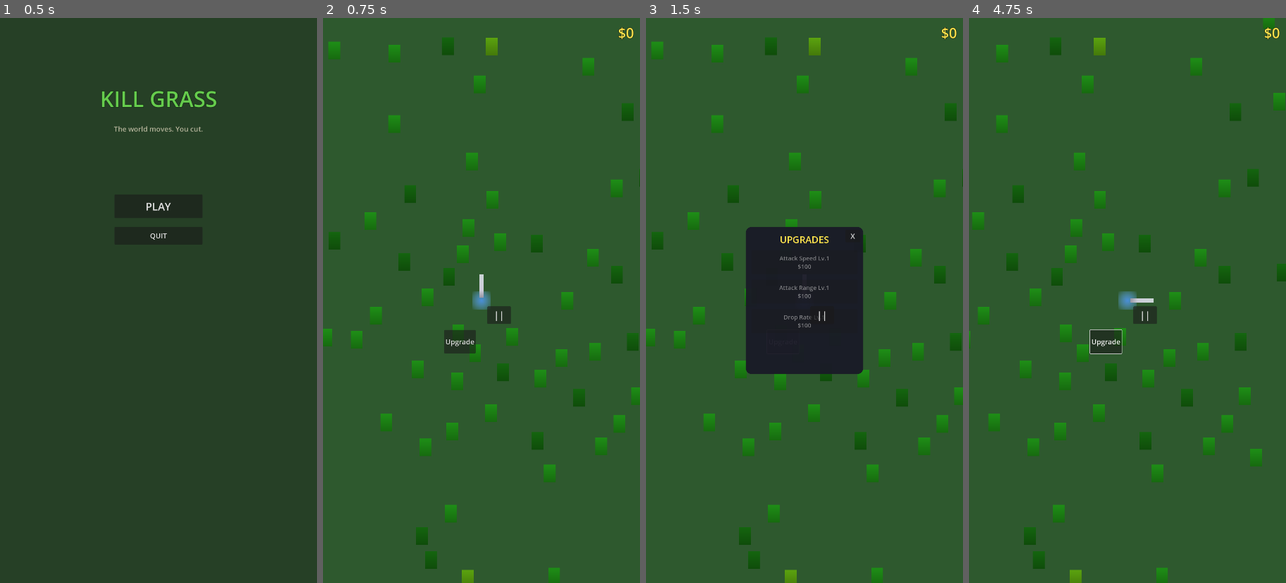
Above: before the commit, frames 1-4 (left to right).
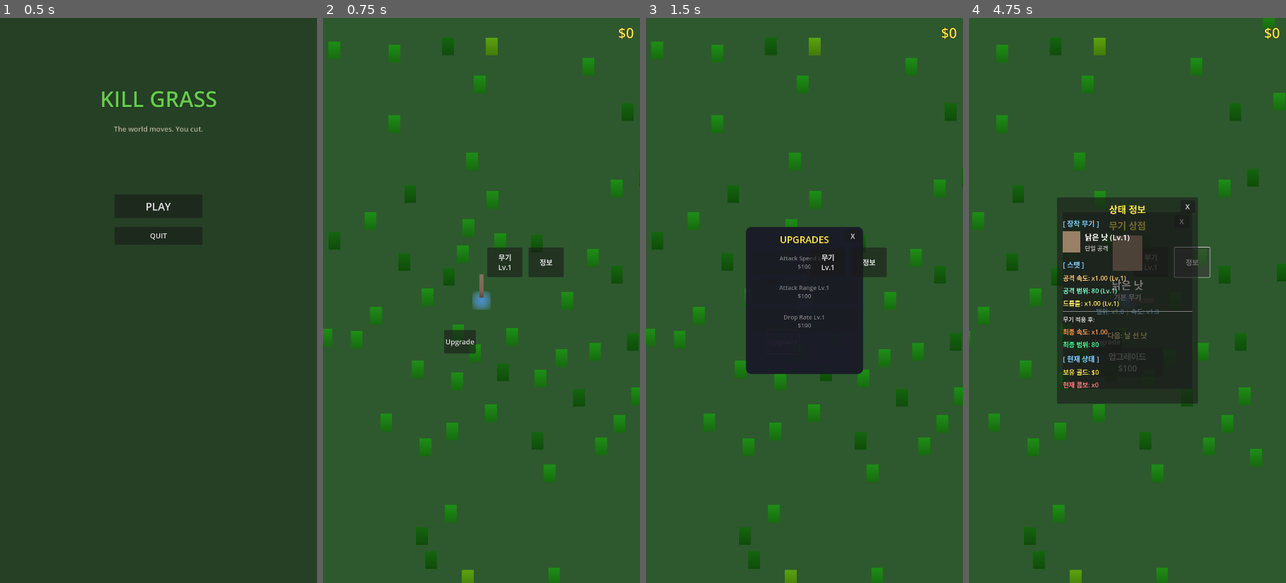
Above: after the commit, the same moments.

Repository: yellyB/game-kill_grass
Game: Godot game, scene res://scenes/ui/main_menu.tscn
The game is run twice, just before and just after one commit, with the same random seed, the same clock (stepped at 60 frames per second) and the same inputs.
Inputs (mouse positions are in pixels of both pictures, inside the frame that each line leads up to):
- Up to frame 1 (0.5 s): no input
- Up to frame 2 (0.75 s): click "PLAY" at 0.5 s
- Up to frame 3 (1.5 s): click "Upgrade" at 1.25 s
- Up to frame 4 (4.75 s): click "X" at 2 s; click "Upgrade" (after the commit: "무기 Lv.1") at 2.75 s; click "Upgrade" (after the commit: "정보") at 3.5 s; tap Enter at 4.25 s; move the mouse to (1197, 272) at 4.27 s; hold D (move_right) from 4.28 s (still down); click (1197, 272) at 4.42 s

Frame 1 is identical in both runs. In frame 2, 1.4% of the frame differs, in the area x 49-76%, y 40-55%; in frame 3, 0.5%; in frame 4, 16%, in the area x 27-77%, y 31-69%.

Commit message:
Add weapon upgrade system and info panel
- Add WeaponManager with 10-tier weapon progression
- Create weapon shop UI for purchasing upgrades
- Add info panel showing current stats and weapon info
- Update player to use weapon stats (range, speed, attack type)
- Support multiple attack types (single, double, area)
- Save/load weapon level with game progress
- Remove unused pause menu

Co-Authored-By: Claude Opus 4.5 <noreply@anthropic.com>

Diff:
--- a/autoload/save_manager.gd
+++ b/autoload/save_manager.gd
@@ -11,6 +11,7 @@
 
 func save_game() -> void:
 	var save_data = GameManager.get_save_data()
+	save_data.merge(WeaponManager.get_save_data())
 
 	var file = FileAccess.open(SAVE_PATH, FileAccess.WRITE)
 	if file:
@@ -35,6 +36,7 @@
 		if parse_result == OK:
 			var save_data = json.get_data()
 			GameManager.load_save_data(save_data)
+			WeaponManager.load_save_data(save_data)
 			game_loaded.emit()
 			print("[SaveManager] Game loaded")
 		else:
--- /dev/null
+++ b/autoload/weapon_manager.gd
@@ -0,0 +1,163 @@
+extends Node
+
+signal weapon_changed(weapon_level: int)
+
+# Weapon data structure
+const WEAPONS = [
+	{
+		"name": "낡은 낫",
+		"price": 0,
+		"range_mult": 1.0,
+		"speed_mult": 1.0,
+		"attack_type": "single",  # single, double, spin, aura, screen
+		"description": "기본 무기",
+		"color": Color(0.6, 0.5, 0.4)
+	},
+	{
+		"name": "날 선 낫",
+		"price": 100,
+		"range_mult": 1.2,
+		"speed_mult": 1.0,
+		"attack_type": "single",
+		"description": "범위 증가",
+		"color": Color(0.7, 0.7, 0.75)
+	},
+	{
+		"name": "무거운 낫",
+		"price": 180,
+		"range_mult": 1.5,
+		"speed_mult": 0.7,
+		"attack_type": "single",
+		"description": "범위↑ 속도↓",
+		"color": Color(0.4, 0.4, 0.5)
+	},
+	{
+		"name": "이중 낫",
+		"price": 324,
+		"range_mult": 1.3,
+		"speed_mult": 1.0,
+		"attack_type": "double",
+		"description": "앞뒤 동시 공격",
+		"color": Color(0.5, 0.6, 0.7)
+	},
+	{
+		"name": "회전 예초낫",
+		"price": 583,
+		"range_mult": 1.4,
+		"speed_mult": 1.5,
+		"attack_type": "spin",
+		"description": "이동 중 지속 베기",
+		"color": Color(0.3, 0.7, 0.4)
+	},
+	{
+		"name": "제초 기계",
+		"price": 1050,
+		"range_mult": 1.6,
+		"speed_mult": 2.0,
+		"attack_type": "aura",
+		"description": "접근만 해도 피해",
+		"color": Color(0.8, 0.5, 0.2)
+	},
+	{
+		"name": "분쇄 예초기",
+		"price": 1890,
+		"range_mult": 2.0,
+		"speed_mult": 2.5,
+		"attack_type": "aura",
+		"description": "대형 지속 범위",
+		"color": Color(0.9, 0.3, 0.3)
+	},
+	{
+		"name": "화염 제초기",
+		"price": 3400,
+		"range_mult": 2.2,
+		"speed_mult": 3.0,
+		"attack_type": "flame",
+		"description": "즉사 / 드롭 감소",
+		"color": Color(1.0, 0.4, 0.1)
+	},
+	{
+		"name": "재앙 장치",
+		"price": 5400,
+		"range_mult": 3.0,
+		"speed_mult": 1.0,
+		"attack_type": "screen",
+		"description": "화면 전체 공격",
+		"color": Color(0.6, 0.2, 0.8)
+	},
+	{
+		"name": "세계 정리자",
+		"price": 8600,
+		"range_mult": 5.0,
+		"speed_mult": 4.0,
+		"attack_type": "world",
+		"description": "맵 전체 자동 베기",
+		"color": Color(1.0, 0.9, 0.3)
+	}
+]
+
+var current_weapon_level: int = 0
+
+func _ready() -> void:
+	process_mode = Node.PROCESS_MODE_ALWAYS
+
+func get_current_weapon() -> Dictionary:
+	return WEAPONS[current_weapon_level]
+
+func get_weapon(level: int) -> Dictionary:
+	if level >= 0 and level < WEAPONS.size():
+		return WEAPONS[level]
+	return WEAPONS[0]
+
+func get_next_weapon() -> Dictionary:
+	if current_weapon_level + 1 < WEAPONS.size():
+		return WEAPONS[current_weapon_level + 1]
+	return {}
+
+func get_next_weapon_price() -> int:
+	var next = get_next_weapon()
+	if next.is_empty():
+		return -1  # Max level
+	return next.price
+
+func can_upgrade() -> bool:
+	var price = get_next_weapon_price()
+	if price < 0:
+		return false
+	return GameManager.money >= price
+
+func purchase_next_weapon() -> bool:
+	if not can_upgrade():
+		return false
+
+	var price = get_next_weapon_price()
+	GameManager.money -= price
+	GameManager.money_changed.emit(GameManager.money)
+
+	current_weapon_level += 1
+	weapon_changed.emit(current_weapon_level)
+	return true
+
+func get_weapon_range() -> float:
+	return get_current_weapon().range_mult
+
+func get_weapon_speed() -> float:
+	return get_current_weapon().speed_mult
+
+func get_attack_type() -> String:
+	return get_current_weapon().attack_type
+
+func get_weapon_color() -> Color:
+	return get_current_weapon().color
+
+func is_max_level() -> bool:
+	return current_weapon_level >= WEAPONS.size() - 1
+
+func get_save_data() -> Dictionary:
+	return {
+		"weapon_level": current_weapon_level
+	}
+
+func load_save_data(data: Dictionary) -> void:
+	current_weapon_level = data.get("weapon_level", 0)
+	weapon_changed.emit(current_weapon_level)
--- a/project.godot
+++ b/project.godot
@@ -20,6 +20,7 @@
 GameManager="*res://autoload/game_manager.gd"
 SessionManager="*res://autoload/session_manager.gd"
 SaveManager="*res://autoload/save_manager.gd"
+WeaponManager="*res://autoload/weapon_manager.gd"
 
 [display]
 
--- a/scenes/core/main.tscn
+++ b/scenes/core/main.tscn
@@ -8,7 +8,8 @@
 [ext_resource type="Script" path="res://scripts/game_camera.gd" id="6_camera"]
 [ext_resource type="PackedScene" uid="uid://chud123" path="res://scenes/ui/hud.tscn" id="7_hud"]
 [ext_resource type="PackedScene" uid="uid://cupgrade123" path="res://scenes/ui/upgrade_panel.tscn" id="8_upgrade"]
-[ext_resource type="Script" path="res://scripts/pause_menu.gd" id="9_pause"]
+[ext_resource type="PackedScene" uid="uid://cweaponshop" path="res://scenes/ui/weapon_shop.tscn" id="11_weaponshop"]
+[ext_resource type="PackedScene" uid="uid://cinfopanel" path="res://scenes/ui/info_panel.tscn" id="12_infopanel"]
 [ext_resource type="PackedScene" uid="uid://cjoystick123" path="res://scenes/ui/virtual_joystick.tscn" id="10_joystick"]
 
 [sub_resource type="CircleShape2D" id="CircleShape2D_body"]
@@ -101,70 +102,8 @@
 
 [node name="UpgradePanel" parent="." instance=ExtResource("8_upgrade")]
 
+[node name="WeaponShop" parent="." instance=ExtResource("11_weaponshop")]
+
+[node name="InfoPanel" parent="." instance=ExtResource("12_infopanel")]
+
 [node name="VirtualJoystick" parent="." instance=ExtResource("10_joystick")]
-
-[node name="PauseMenu" type="Control" parent="."]
-process_mode = 2
-layout_mode = 3
-anchors_preset = 15
-anchor_right = 1.0
-anchor_bottom = 1.0
-grow_horizontal = 2
-grow_vertical = 2
-script = ExtResource("9_pause")
-
-[node name="PauseBtn" type="Button" parent="PauseMenu"]
-layout_mode = 1
-offset_left = 20.0
-offset_top = 20.0
-offset_right = 100.0
-offset_bottom = 80.0
-theme_override_font_sizes/font_size = 32
-text = "||"
-
-[node name="Panel" type="Panel" parent="PauseMenu"]
-visible = false
-layout_mode = 1
-anchors_preset = 8
-anchor_left = 0.5
-anchor_top = 0.5
-anchor_right = 0.5
-anchor_bottom = 0.5
-offset_left = -200.0
-offset_top = -150.0
-offset_right = 200.0
-offset_bottom = 150.0
-grow_horizontal = 2
-grow_vertical = 2
-theme_override_styles/panel = SubResource("StyleBoxFlat_panel")
-
-[node name="TitleLabel" type="Label" parent="PauseMenu/Panel"]
-layout_mode = 1
-offset_left = 20.0
-offset_top = 20.0
-offset_right = 380.0
-offset_bottom = 60.0
-theme_override_colors/font_color = Color(1, 1, 1, 1)
-theme_override_font_sizes/font_size = 32
-text = "PAUSED"
-horizontal_alignment = 1
-
-[node name="VBoxContainer" type="VBoxContainer" parent="PauseMenu/Panel"]
-layout_mode = 1
-offset_left = 40.0
-offset_top = 80.0
-offset_right = 360.0
-offset_bottom = 280.0
-theme_override_constants/separation = 20
-
-[node name="ResumeBtn" type="Button" parent="PauseMenu/Panel/VBoxContainer"]
-custom_minimum_size = Vector2(0, 60)
-layout_mode = 2
-theme_override_font_sizes/font_size = 24
-text = "RESUME"
-
-[node name="SaveQuitBtn" type="Button" parent="PauseMenu/Panel/VBoxContainer"]
-custom_minimum_size = Vector2(0, 60)
-layout_mode = 2
-theme_override_font_sizes/font_size = 24
-text = "SAVE & QUIT"
--- /dev/null
+++ b/scenes/ui/info_panel.tscn
@@ -0,0 +1,177 @@
+[gd_scene load_steps=2 format=3 uid="uid://cinfopanel"]
+
+[ext_resource type="Script" path="res://scripts/info_panel.gd" id="1_info"]
+
+[node name="InfoPanel" type="Control"]
+layout_mode = 3
+anchors_preset = 15
+anchor_right = 1.0
+anchor_bottom = 1.0
+grow_horizontal = 2
+grow_vertical = 2
+script = ExtResource("1_info")
+
+[node name="ToggleBtn" type="Button" parent="."]
+layout_mode = 1
+anchors_preset = 2
+anchor_top = 1.0
+anchor_bottom = 1.0
+offset_left = 160.0
+offset_top = -180.0
+offset_right = 280.0
+offset_bottom = -80.0
+grow_vertical = 0
+theme_override_font_sizes/font_size = 24
+text = "정보"
+
+[node name="Panel" type="Panel" parent="."]
+visible = false
+layout_mode = 1
+anchors_preset = 8
+anchor_left = 0.5
+anchor_top = 0.5
+anchor_right = 0.5
+anchor_bottom = 0.5
+offset_left = -240.0
+offset_top = -350.0
+offset_right = 240.0
+offset_bottom = 350.0
+grow_horizontal = 2
+grow_vertical = 2
+
+[node name="TitleLabel" type="Label" parent="Panel"]
+layout_mode = 1
+offset_left = 20.0
+offset_top = 15.0
+offset_right = 460.0
+offset_bottom = 55.0
+theme_override_colors/font_color = Color(1, 0.9, 0.3, 1)
+theme_override_font_sizes/font_size = 32
+text = "상태 정보"
+horizontal_alignment = 1
+
+[node name="CloseBtn" type="Button" parent="Panel"]
+layout_mode = 1
+offset_left = 420.0
+offset_top = 10.0
+offset_right = 470.0
+offset_bottom = 50.0
+theme_override_font_sizes/font_size = 24
+text = "X"
+
+[node name="WeaponSection" type="VBoxContainer" parent="Panel"]
+layout_mode = 1
+offset_left = 20.0
+offset_top = 70.0
+offset_right = 460.0
+offset_bottom = 200.0
+theme_override_constants/separation = 8
+
+[node name="SectionTitle" type="Label" parent="Panel/WeaponSection"]
+layout_mode = 2
+theme_override_colors/font_color = Color(0.5, 0.8, 1, 1)
+theme_override_font_sizes/font_size = 24
+text = "[ 장착 무기 ]"
+
+[node name="WeaponContainer" type="HBoxContainer" parent="Panel/WeaponSection"]
+layout_mode = 2
+theme_override_constants/separation = 15
+
+[node name="WeaponIcon" type="ColorRect" parent="Panel/WeaponSection/WeaponContainer"]
+custom_minimum_size = Vector2(60, 60)
+layout_mode = 2
+color = Color(0.6, 0.5, 0.4, 1)
+
+[node name="WeaponInfo" type="VBoxContainer" parent="Panel/WeaponSection/WeaponContainer"]
+layout_mode = 2
+
+[node name="WeaponNameLabel" type="Label" parent="Panel/WeaponSection/WeaponContainer/WeaponInfo"]
+layout_mode = 2
+theme_override_colors/font_color = Color(1, 1, 1, 1)
+theme_override_font_sizes/font_size = 26
+text = "낡은 낫 (Lv.1)"
+
+[node name="WeaponTypeLabel" type="Label" parent="Panel/WeaponSection/WeaponContainer/WeaponInfo"]
+layout_mode = 2
+theme_override_colors/font_color = Color(0.7, 0.7, 0.7, 1)
+theme_override_font_sizes/font_size = 20
+text = "단일 공격"
+
+[node name="StatsSection" type="VBoxContainer" parent="Panel"]
+layout_mode = 1
+offset_left = 20.0
+offset_top = 210.0
+offset_right = 460.0
+offset_bottom = 480.0
+theme_override_constants/separation = 10
+
+[node name="SectionTitle" type="Label" parent="Panel/StatsSection"]
+layout_mode = 2
+theme_override_colors/font_color = Color(0.5, 0.8, 1, 1)
+theme_override_font_sizes/font_size = 24
+text = "[ 스탯 ]"
+
+[node name="AttackSpeedLabel" type="Label" parent="Panel/StatsSection"]
+layout_mode = 2
+theme_override_colors/font_color = Color(1, 0.8, 0.5, 1)
+theme_override_font_sizes/font_size = 22
+text = "공격 속도: x1.00 (Lv.1)"
+
+[node name="AttackRangeLabel" type="Label" parent="Panel/StatsSection"]
+layout_mode = 2
+theme_override_colors/font_color = Color(0.5, 1, 0.8, 1)
+theme_override_font_sizes/font_size = 22
+text = "공격 범위: 80 (Lv.1)"
+
+[node name="DropRateLabel" type="Label" parent="Panel/StatsSection"]
+layout_mode = 2
+theme_override_colors/font_color = Color(1, 0.9, 0.4, 1)
+theme_override_font_sizes/font_size = 22
+text = "드롭률: x1.00 (Lv.1)"
+
+[node name="Separator" type="HSeparator" parent="Panel/StatsSection"]
+layout_mode = 2
+
+[node name="FinalTitle" type="Label" parent="Panel/StatsSection"]
+layout_mode = 2
+theme_override_colors/font_color = Color(0.8, 0.8, 0.8, 1)
+theme_override_font_sizes/font_size = 20
+text = "무기 적용 후:"
+
+[node name="FinalSpeedLabel" type="Label" parent="Panel/StatsSection"]
+layout_mode = 2
+theme_override_colors/font_color = Color(1, 0.6, 0.3, 1)
+theme_override_font_sizes/font_size = 22
+text = "최종 속도: x1.00"
+
+[node name="FinalRangeLabel" type="Label" parent="Panel/StatsSection"]
+layout_mode = 2
+theme_override_colors/font_color = Color(0.3, 1, 0.6, 1)
+theme_override_font_sizes/font_size = 22
+text = "최종 범위: 80"
+
+[node name="ProgressSection" type="VBoxContainer" parent="Panel"]
+layout_mode = 1
+offset_left = 20.0
+offset_top = 530.0
+offset_right = 460.0
+offset_bottom = 680.0
+theme_override_constants/separation = 10
+
+[node name="SectionTitle" type="Label" parent="Panel/ProgressSection"]
+layout_mode = 2
+theme_override_colors/font_color = Color(0.5, 0.8, 1, 1)
+theme_override_font_sizes/font_size = 24
+text = "[ 현재 상태 ]"
+
+[node name="TotalMoneyLabel" type="Label" parent="Panel/ProgressSection"]
+layout_mode = 2
+theme_override_colors/font_color = Color(1, 0.9, 0.3, 1)
+theme_override_font_sizes/font_size = 22
+text = "보유 골드: $0"
+
+[node name="ComboLabel" type="Label" parent="Panel/ProgressSection"]
+layout_mode = 2
+theme_override_colors/font_color = Color(1, 0.5, 0.5, 1)
+theme_override_font_sizes/font_size = 22
+text = "현재 콤보: x0"
--- /dev/null
+++ b/scenes/ui/weapon_shop.tscn
@@ -0,0 +1,124 @@
+[gd_scene load_steps=2 format=3 uid="uid://cweaponshop"]
+
+[ext_resource type="Script" path="res://scripts/weapon_shop.gd" id="1_shop"]
+
+[node name="WeaponShop" type="Control"]
+layout_mode = 3
+anchors_preset = 15
+anchor_right = 1.0
+anchor_bottom = 1.0
+grow_horizontal = 2
+grow_vertical = 2
+script = ExtResource("1_shop")
+
+[node name="ToggleBtn" type="Button" parent="."]
+layout_mode = 1
+anchors_preset = 2
+anchor_top = 1.0
+anchor_bottom = 1.0
+offset_left = 20.0
+offset_top = -180.0
+offset_right = 140.0
+offset_bottom = -80.0
+grow_vertical = 0
+theme_override_font_sizes/font_size = 24
+text = "무기
+Lv.1"
+
+[node name="Panel" type="Panel" parent="."]
+visible = false
+layout_mode = 1
+anchors_preset = 8
+anchor_left = 0.5
+anchor_top = 0.5
+anchor_right = 0.5
+anchor_bottom = 0.5
+offset_left = -220.0
+offset_top = -300.0
+offset_right = 220.0
+offset_bottom = 300.0
+grow_horizontal = 2
+grow_vertical = 2
+
+[node name="TitleLabel" type="Label" parent="Panel"]
+layout_mode = 1
+offset_left = 20.0
+offset_top = 20.0
+offset_right = 420.0
+offset_bottom = 60.0
+theme_override_colors/font_color = Color(1, 0.9, 0.3, 1)
+theme_override_font_sizes/font_size = 32
+text = "무기 상점"
+horizontal_alignment = 1
+
+[node name="CloseBtn" type="Button" parent="Panel"]
+layout_mode = 1
+offset_left = 380.0
+offset_top = 10.0
+offset_right = 430.0
+offset_bottom = 50.0
+theme_override_font_sizes/font_size = 24
+text = "X"
+
+[node name="WeaponIcon" type="ColorRect" parent="Panel"]
+layout_mode = 1
+offset_left = 170.0
+offset_top = 80.0
+offset_right = 270.0
+offset_bottom = 200.0
+pivot_offset = Vector2(50, 60)
+color = Color(0.6, 0.5, 0.4, 1)
+
+[node name="WeaponNameLabel" type="Label" parent="Panel"]
+layout_mode = 1
+offset_left = 20.0
+offset_top = 220.0
+offset_right = 420.0
+offset_bottom = 270.0
+theme_override_colors/font_color = Color(1, 1, 1, 1)
+theme_override_font_sizes/font_size = 36
+text = "낡은 낫"
+horizontal_alignment = 1
+
+[node name="WeaponDescLabel" type="Label" parent="Panel"]
+layout_mode = 1
+offset_left = 20.0
+offset_top = 270.0
+offset_right = 420.0
+offset_bottom = 310.0
+theme_override_colors/font_color = Color(0.7, 0.7, 0.7, 1)
+theme_override_font_sizes/font_size = 24
+text = "기본 무기"
+horizontal_alignment = 1
+
+[node name="StatsLabel" type="Label" parent="Panel"]
+layout_mode = 1
+offset_left = 20.0
+offset_top = 320.0
+offset_right = 420.0
+offset_bottom = 360.0
+theme_override_colors/font_color = Color(0.5, 0.8, 1, 1)
+theme_override_font_sizes/font_size = 22
+text = "범위: x1.0 | 속도: x1.0"
+horizontal_alignment = 1
+
+[node name="NextWeaponLabel" type="Label" parent="Panel"]
+layout_mode = 1
+offset_left = 20.0
+offset_top = 400.0
+offset_right = 420.0
+offset_bottom = 440.0
+theme_override_colors/font_color = Color(0.9, 0.8, 0.5, 1)
+theme_override_font_sizes/font_size = 24
+text = "다음: 날 선 낫"
+horizontal_alignment = 1
+
+[node name="UpgradeBtn" type="Button" parent="Panel"]
+layout_mode = 1
+offset_left = 100.0
+offset_top = 460.0
+offset_right = 340.0
+offset_bottom = 560.0
+theme_override_font_sizes/font_size = 28
+text = "업그레이드
+$100"
--- /dev/null
+++ b/scripts/info_panel.gd
@@ -0,0 +1,116 @@
+extends Control
+
+@onready var panel: Panel = $Panel
+@onready var toggle_btn: Button = $ToggleBtn
+@onready var close_btn: Button = $Panel/CloseBtn
+
+# Weapon info
+@onready var weapon_name_label: Label = $Panel/WeaponSection/WeaponContainer/WeaponInfo/WeaponNameLabel
+@onready var weapon_icon: ColorRect = $Panel/WeaponSection/WeaponContainer/WeaponIcon
+@onready var weapon_type_label: Label = $Panel/WeaponSection/WeaponContainer/WeaponInfo/WeaponTypeLabel
+
+# Stats
+@onready var attack_speed_label: Label = $Panel/StatsSection/AttackSpeedLabel
+@onready var attack_range_label: Label = $Panel/StatsSection/AttackRangeLabel
+@onready var drop_rate_label: Label = $Panel/StatsSection/DropRateLabel
+@onready var final_speed_label: Label = $Panel/StatsSection/FinalSpeedLabel
+@onready var final_range_label: Label = $Panel/StatsSection/FinalRangeLabel
+
+# Progress
+@onready var total_money_label: Label = $Panel/ProgressSection/TotalMoneyLabel
+@onready var combo_label: Label = $Panel/ProgressSection/ComboLabel
+
+var is_open: bool = false
+
+func _ready() -> void:
+	panel.visible = false
+	toggle_btn.pressed.connect(_on_toggle_pressed)
+	close_btn.pressed.connect(_on_close_pressed)
+
+	GameManager.money_changed.connect(_on_stats_changed)
+	GameManager.combo_changed.connect(_on_stats_changed)
+	GameManager.upgrade_purchased.connect(_on_stats_changed_upgrade)
+	WeaponManager.weapon_changed.connect(_on_weapon_changed)
+
+func _on_toggle_pressed() -> void:
+	is_open = !is_open
+	panel.visible = is_open
+	if is_open:
+		update_display()
+
+func _on_close_pressed() -> void:
+	is_open = false
+	panel.visible = false
+
+func _on_stats_changed(_value = null) -> void:
+	if is_open:
+		update_display()
+
+func _on_stats_changed_upgrade(_type: String, _level: int) -> void:
+	if is_open:
+		update_display()
+
+func _on_weapon_changed(_level: int) -> void:
+	if is_open:
+		update_display()
+
+func update_display() -> void:
+	# Weapon info
+	var weapon = WeaponManager.get_current_weapon()
+	weapon_name_label.text = "%s (Lv.%d)" % [weapon.name, WeaponManager.current_weapon_level + 1]
+	weapon_icon.color = weapon.color
+	weapon_type_label.text = get_attack_type_text(weapon.attack_type)
+
+	# Base stats from upgrades
+	var base_speed = GameManager.get_attack_speed()
+	var base_range = GameManager.get_attack_range()
+	var drop_mult = GameManager.get_drop_multiplier()
+
+	attack_speed_label.text = "공격 속도: x%.2f (Lv.%d)" % [base_speed, GameManager.upgrade_attack_speed + 1]
+	attack_range_label.text = "공격 범위: %.0f (Lv.%d)" % [base_range, GameManager.upgrade_attack_range + 1]
+	drop_rate_label.text = "드롭률: x%.2f (Lv.%d)" % [drop_mult, GameManager.upgrade_drop_rate + 1]
+
+	# Final stats (base * weapon)
+	var weapon_speed = WeaponManager.get_weapon_speed()
+	var weapon_range = WeaponManager.get_weapon_range()
+	var final_speed = base_speed * weapon_speed
+	var final_range = base_range * weapon_range
+
+	final_speed_label.text = "최종 속도: x%.2f" % final_speed
+	final_range_label.text = "최종 범위: %.0f" % final_range
+
+	# Progress
+	total_money_label.text = "보유 골드: $%s" % format_number(GameManager.money)
+	combo_label.text = "현재 콤보: x%d" % GameManager.combo
+
+func get_attack_type_text(attack_type: String) -> String:
+	match attack_type:
+		"single":
+			return "단일 공격"
+		"double":
+			return "이중 공격"
+		"spin":
+			return "회전 공격"
+		"aura":
+			return "범위 공격"
+		"flame":
+			return "화염 공격"
+		"screen":
+			return "화면 공격"
+		"world":
+			return "전체 공격"
+		_:
+			return "기본 공격"
+
+func format_number(num: int) -> String:
+	var str_num = str(num)
+	var result = ""
+	var count = 0
+
+	for i in range(str_num.length() - 1, -1, -1):
+		if count > 0 and count % 3 == 0:
+			result = "," + result
+		result = str_num[i] + result
+		count += 1
+
+	return result
--- a/scripts/player.gd
+++ b/scripts/player.gd
@@ -22,7 +22,9 @@
 	attack_area.area_exited.connect(_on_grass_exited)
 	attack_timer.timeout.connect(_on_attack_timer_timeout)
 	update_attack_range()
+	update_weapon_visuals()
 	GameManager.upgrade_purchased.connect(_on_upgrade_purchased)
+	WeaponManager.weapon_changed.connect(_on_weapon_changed)
 
 func _process(delta: float) -> void:
 	input_direction = get_input_direction()
@@ -65,11 +67,28 @@
 		return
 
 	can_attack = false
-	var attack_speed = GameManager.get_attack_speed()
-	attack_timer.wait_time = 0.2 / attack_speed
+	var base_speed = GameManager.get_attack_speed()
+	var weapon_speed = WeaponManager.get_weapon_speed()
+	attack_timer.wait_time = 0.2 / (base_speed * weapon_speed)
 	attack_timer.start()
 
-	# Attack the closest grass
+	var attack_type = WeaponManager.get_attack_type()
+
+	match attack_type:
+		"double":
+			# Attack two closest grasses
+			attack_multiple_grass(2)
+		"spin", "aura", "flame", "world":
+			# Attack all grass in range
+			attack_all_grass()
+		"screen":
+			# Attack all grass in range with screen effect
+			attack_all_grass()
+		_:
+			# Single target attack
+			attack_closest_grass()
+
+func attack_closest_grass() -> void:
 	var closest_grass: Node2D = null
 	var closest_distance: float = INF
 
@@ -81,9 +100,35 @@
 				closest_grass = grass
 
 	if closest_grass:
-		# Swing weapon towards the grass
 		swing_weapon(closest_grass.global_position)
 		closest_grass.take_damage(1)
+
+func attack_multiple_grass(count: int) -> void:
+	var valid_grasses: Array = []
+
+	for grass in grasses_in_range:
+		if is_instance_valid(grass) and grass.has_method("take_damage"):
+			valid_grasses.append(grass)
+
+	# Sort by distance
+	valid_grasses.sort_custom(func(a, b):
+		return global_position.distance_to(a.global_position) < global_position.distance_to(b.global_position)
+	)
+
+	# Attack up to 'count' grasses
+	for i in min(count, valid_grasses.size()):
+		if i == 0:
+			swing_weapon(valid_grasses[i].global_position)
+		valid_grasses[i].take_damage(1)
+
+func attack_all_grass() -> void:
+	var attacked = false
+	for grass in grasses_in_range:
+		if is_instance_valid(grass) and grass.has_method("take_damage"):
+			if not attacked:
+				swing_weapon(grass.global_position)
+				attacked = true
+			grass.take_damage(1)
 
 func swing_weapon(target_pos: Vector2) -> void:
 	is_swinging = true
@@ -111,9 +156,19 @@
 	is_swinging = false
 
 func update_attack_range() -> void:
-	var range_size = GameManager.get_attack_range()
+	var base_range = GameManager.get_attack_range()
+	var weapon_range = WeaponManager.get_weapon_range()
+	var final_range = base_range * weapon_range
 	if attack_shape and attack_shape.shape is CircleShape2D:
-		attack_shape.shape.radius = range_size
+		attack_shape.shape.radius = final_range
+
+func update_weapon_visuals() -> void:
+	var weapon_color = WeaponManager.get_weapon_color()
+	blade.modulate = weapon_color
+
+	# Scale blade based on weapon level
+	var weapon_range = WeaponManager.get_weapon_range()
+	blade.scale = Vector2(1.0, weapon_range)
 
 func _on_grass_entered(area: Area2D) -> void:
 	if area.is_in_group("grass"):
@@ -128,6 +183,10 @@
 func _on_upgrade_purchased(upgrade_type: String, _level: int) -> void:
 	if upgrade_type == "attack_range":
 		update_attack_range()
+
+func _on_weapon_changed(_level: int) -> void:
+	update_attack_range()
+	update_weapon_visuals()
 
 # Mobile touch input support
 var touch_start_pos: Vector2 = Vector2.ZERO
--- /dev/null
+++ b/scripts/weapon_shop.gd
@@ -0,0 +1,74 @@
+extends Control
+
+@onready var panel: Panel = $Panel
+@onready var toggle_btn: Button = $ToggleBtn
+@onready var close_btn: Button = $Panel/CloseBtn
+@onready var weapon_name_label: Label = $Panel/WeaponNameLabel
+@onready var weapon_desc_label: Label = $Panel/WeaponDescLabel
+@onready var weapon_icon: ColorRect = $Panel/WeaponIcon
+@onready var next_weapon_label: Label = $Panel/NextWeaponLabel
+@onready var upgrade_btn: Button = $Panel/UpgradeBtn
+@onready var stats_label: Label = $Panel/StatsLabel
+
+var is_open: bool = false
+
+func _ready() -> void:
+	panel.visible = false
+	toggle_btn.pressed.connect(_on_toggle_pressed)
+	close_btn.pressed.connect(_on_close_pressed)
+	upgrade_btn.pressed.connect(_on_upgrade_pressed)
+
+	GameManager.money_changed.connect(_on_money_changed)
+	WeaponManager.weapon_changed.connect(_on_weapon_changed)
+
+	update_display()
+
+func _on_toggle_pressed() -> void:
+	is_open = !is_open
+	panel.visible = is_open
+	if is_open:
+		update_display()
+
+func _on_close_pressed() -> void:
+	is_open = false
+	panel.visible = false
+
+func _on_upgrade_pressed() -> void:
+	if WeaponManager.purchase_next_weapon():
+		update_display()
+		# Play upgrade effect
+		var tween = create_tween()
+		weapon_icon.scale = Vector2(1.3, 1.3)
+		tween.tween_property(weapon_icon, "scale", Vector2(1.0, 1.0), 0.2)
+
+func _on_money_changed(_amount: int) -> void:
+	if is_open:
+		update_display()
+
+func _on_weapon_changed(_level: int) -> void:
+	update_display()
+
+func update_display() -> void:
+	var current = WeaponManager.get_current_weapon()
+	var next = WeaponManager.get_next_weapon()
+
+	# Current weapon info
+	weapon_name_label.text = current.name
+	weapon_desc_label.text = current.description
+	weapon_icon.color = current.color
+
+	# Stats
+	stats_label.text = "범위: x%.1f | 속도: x%.1f" % [current.range_mult, current.speed_mult]
+
+	# Next weapon info
+	if next.is_empty():
+		next_weapon_label.text = "최고 단계 도달!"
+		upgrade_btn.text = "MAX"
+		upgrade_btn.disabled = true
+	else:
+		next_weapon_label.text = "다음: %s" % next.name
+		upgrade_btn.text = "업그레이드\n$%d" % next.price
+		upgrade_btn.disabled = not WeaponManager.can_upgrade()
+
+	# Update toggle button with current weapon level
+	toggle_btn.text = "무기\nLv.%d" % (WeaponManager.current_weapon_level + 1)
Not shown, added: weapon.md
